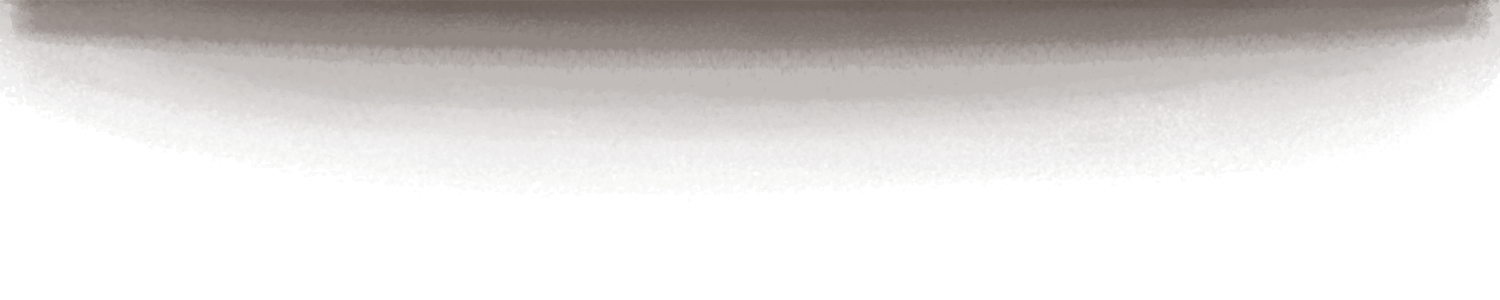
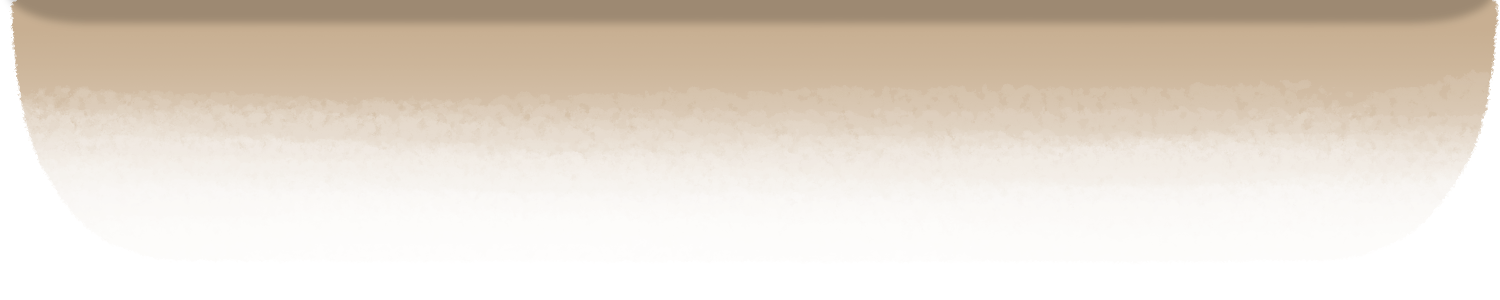
Two versions of the same layered image (1500 x 300). Layer-by-layer changes:
added group "Group 4" with 2 layers above "Group 3" over [9, 0, 1499, 264]
added layer "Color Fill 3 copy" (22%) in group "Group 4" over [10, 0, 1491, 24]
added layer "Color Fill 3" (45%) in group "Group 4" over [9, 0, 1499, 264]
moved "Color Fill 1 copy 6" into group "Group 3" over [0, 0, 1500, 264]
moved "Group 2" into group "Group 3" over [0, 0, 1500, 202]
